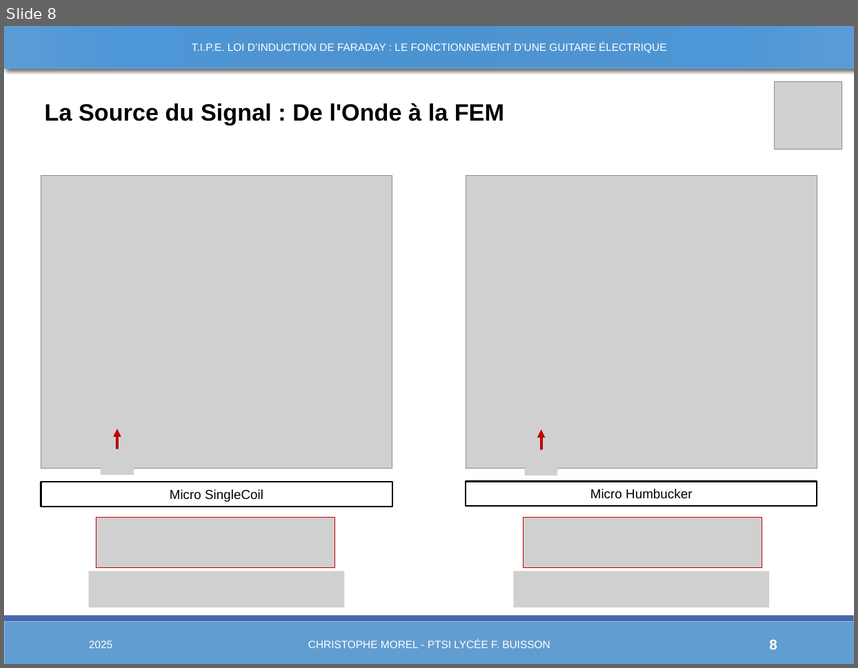
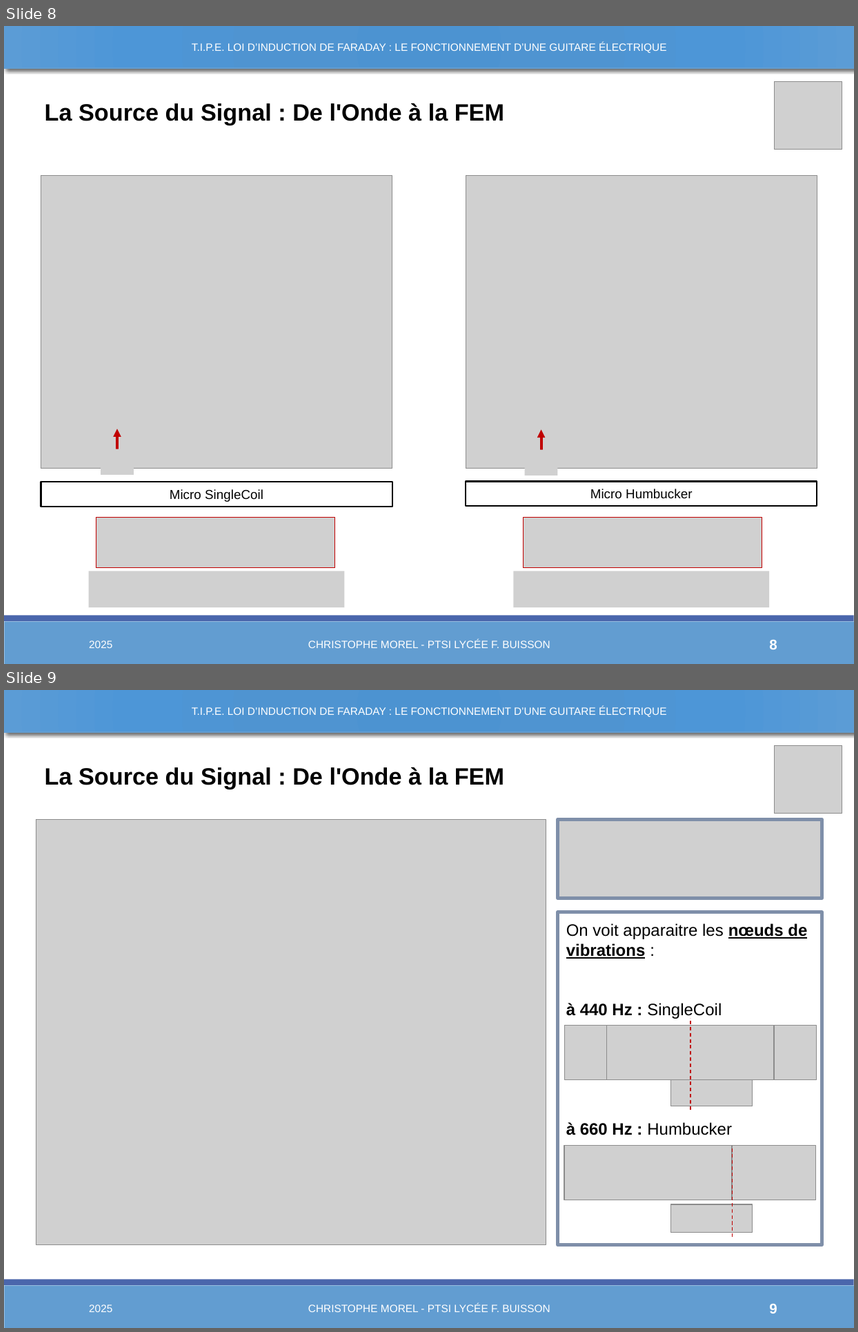
Before and after one commit to Chrismorel7/TIPE---Micro_guitare_elec, a slide deck: Views/Novembre.pptx. Shown one above the other, each under a label of ours: slide 8 before the commit, slides 8 and 9 after it. The pictures are 858x668 and 858x1332 pixels, drawn with LibreOffice and Linux fonts; fonts in the diff are those of the drawing; grey boxes stand for pictures. Boxes give left, top, right and bottom in pixels: in the first picture for what was removed or moved away, otherwise in the second. Text is boxed around its words. In the diff, an @@ line names an element or a change of style, - is before the commit and + after.

```diff
--- a/Views/Novembre.pptx
+++ b/Views/Novembre.pptx
@@ slide 9 added at (4, 690, 854, 1328), background #FFFFFF; not listed: 2 template elements that a slide beside it also shows @@
@@ rectangle added at (4, 690, 854, 731), fill gradient #4C93D2 to #4F95D2 to #4E97D8 to #5C9DD7, outline #629DD1 1 pt @@
@@ text added at (192, 706, 666, 717), 9 pt, text #FFFFFF @@
+T.I.P.E. LOI D’INDUCTION DE FARADAY : LE FONCTIONNEMENT D’UNE GUITARE ÉLECTRIQUE
@@ picture added at (774, 746, 842, 814) @@
@@ text added at (45, 767, 504, 789), 20 pt, text #000000, bold @@
+La Source du Signal : De l'Onde à la FEM
@@ picture added at (36, 819, 546, 1244) @@
@@ picture added at (558, 819, 822, 898) @@
@@ rectangle added at (558, 912, 822, 1244), fill #FFFFFF, outline #7F8FA9 3 pt, 14 pt, text #000000 @@
+On voit apparaitre les nœuds de vibrations :
+à 440 Hz : SingleCoil
+à 660 Hz : Humbucker
@@ line added from (691, 1109) to (691, 1018), #C00000 0.75 pt dashed @@
@@ picture added at (564, 1025, 606, 1079) @@
@@ picture added at (606, 1025, 774, 1079) @@
@@ picture added at (774, 1025, 816, 1079) @@
@@ rectangle added at (36, 1083, 826, 1101), fill #FFFFFF, outline #FFFFFF 1.25 pt @@
@@ picture added at (671, 1078, 752, 1105) @@
@@ picture added at (564, 1145, 732, 1200) @@
@@ picture added at (732, 1145, 816, 1200) @@
@@ line added from (733, 1236) to (733, 1145), #C00000 0.75 pt dashed @@
@@ picture added at (671, 1204, 752, 1232) @@
@@ text added at (89, 1304, 112, 1312), 9 pt, text #FFFFFF @@
+2025
@@ text added at (308, 1303, 550, 1312), 9 pt, text #FFFFFF @@
+CHRISTOPHE MOREL - PTSI LYCÉE F. BUISSON
@@ page number added at (769, 1303, 777, 1313), 12 pt, text #FFFFFF, bold @@
+9
```
Also in this commit, not shown: 2 slides changed, 38 other files.
